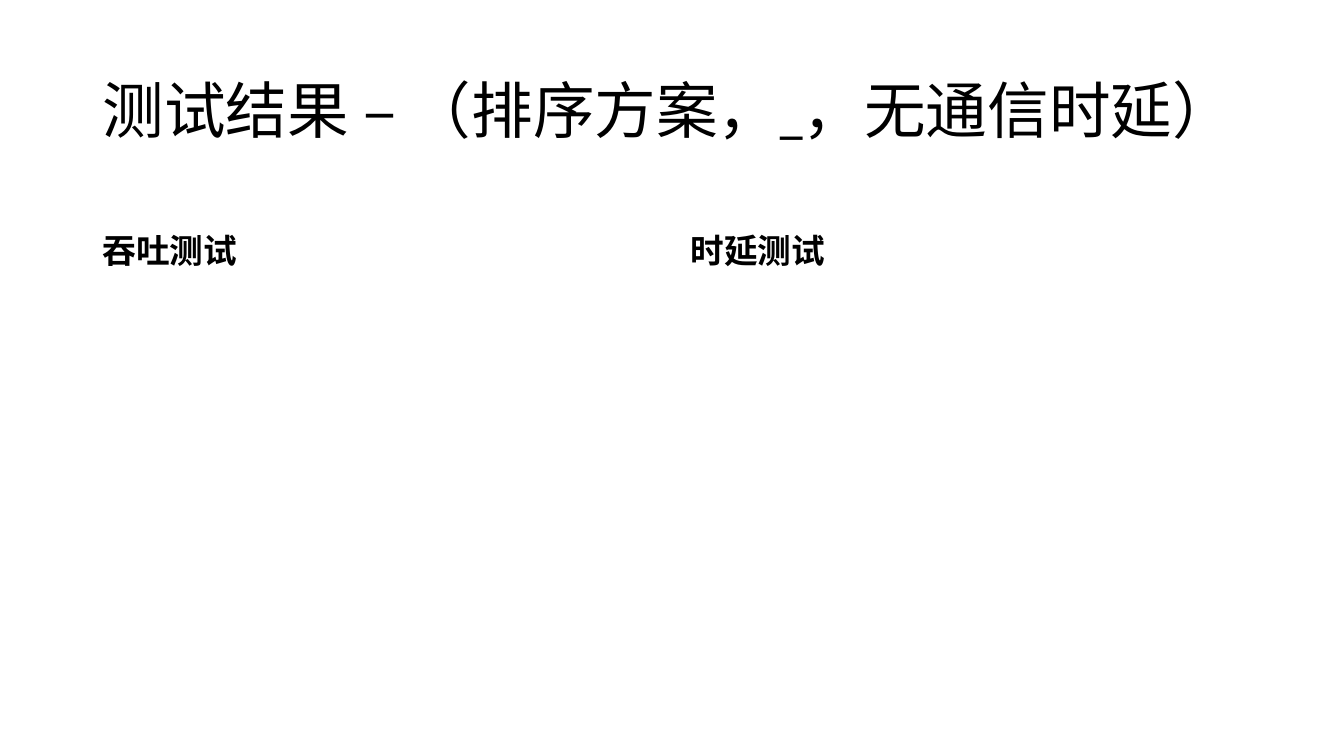
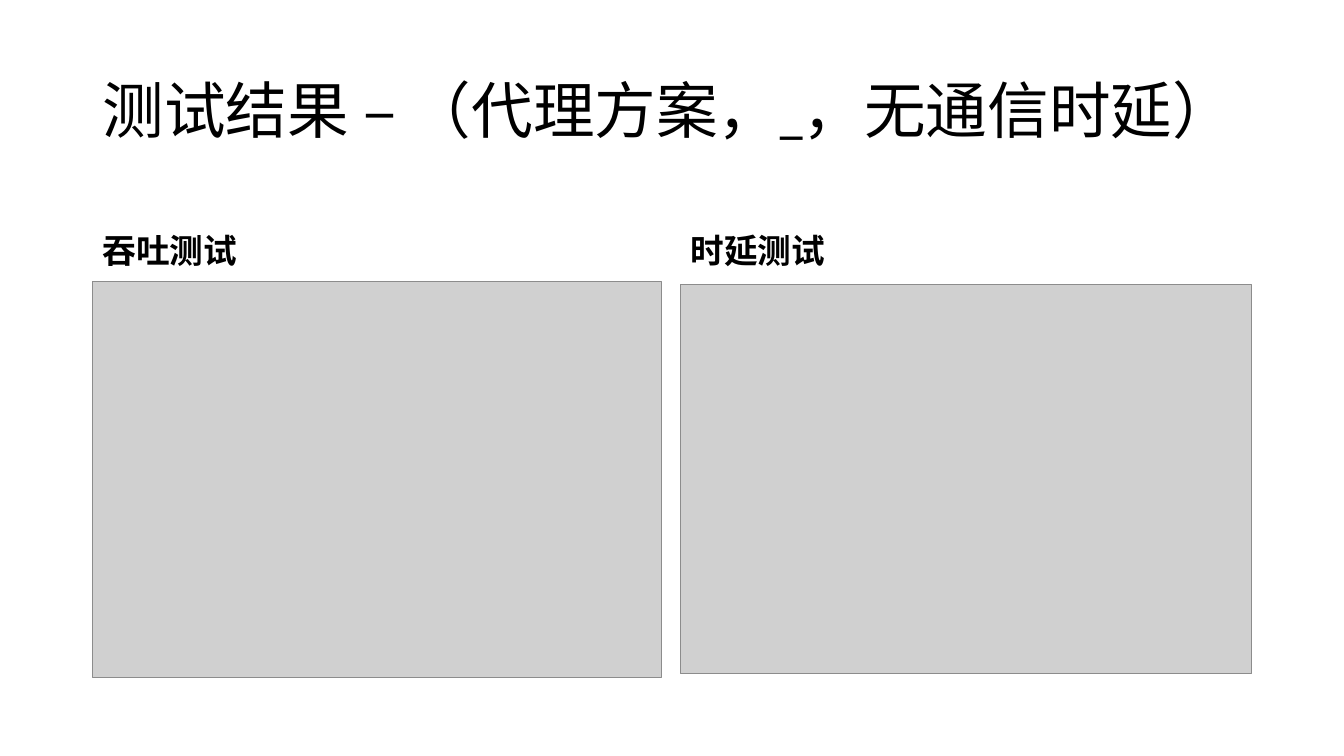
Before and after one commit to fhydralisk/report_hw, a slide deck: slide 10 of 1.15-Fan Chengze.pptx. Drawn at 1344x756 pixels with LibreOffice and Linux fonts; fonts in the diff are those of the drawing; grey boxes stand for pictures. Boxes give left, top, right and bottom in pixels: in the first picture for what was removed or moved away, otherwise in the second. Text is boxed around its words. In the diff, an @@ line names an element or a change of style, - is before the commit and + after.

```diff
--- a/1.15-Fan Chengze.pptx
+++ b/1.15-Fan Chengze.pptx
@@ title at <box>103,80,1234,140</box>: text changed @@
-测试结果 – （排序方案，_，无通信时延）
+测试结果 – （代理方案，_，无通信时延）
@@ picture added at <box>93,281,661,678</box> @@
@@ picture added at <box>681,285,1252,675</box> @@
```
Also in this commit, not shown: 8 other slides changed, 1 slide added.
